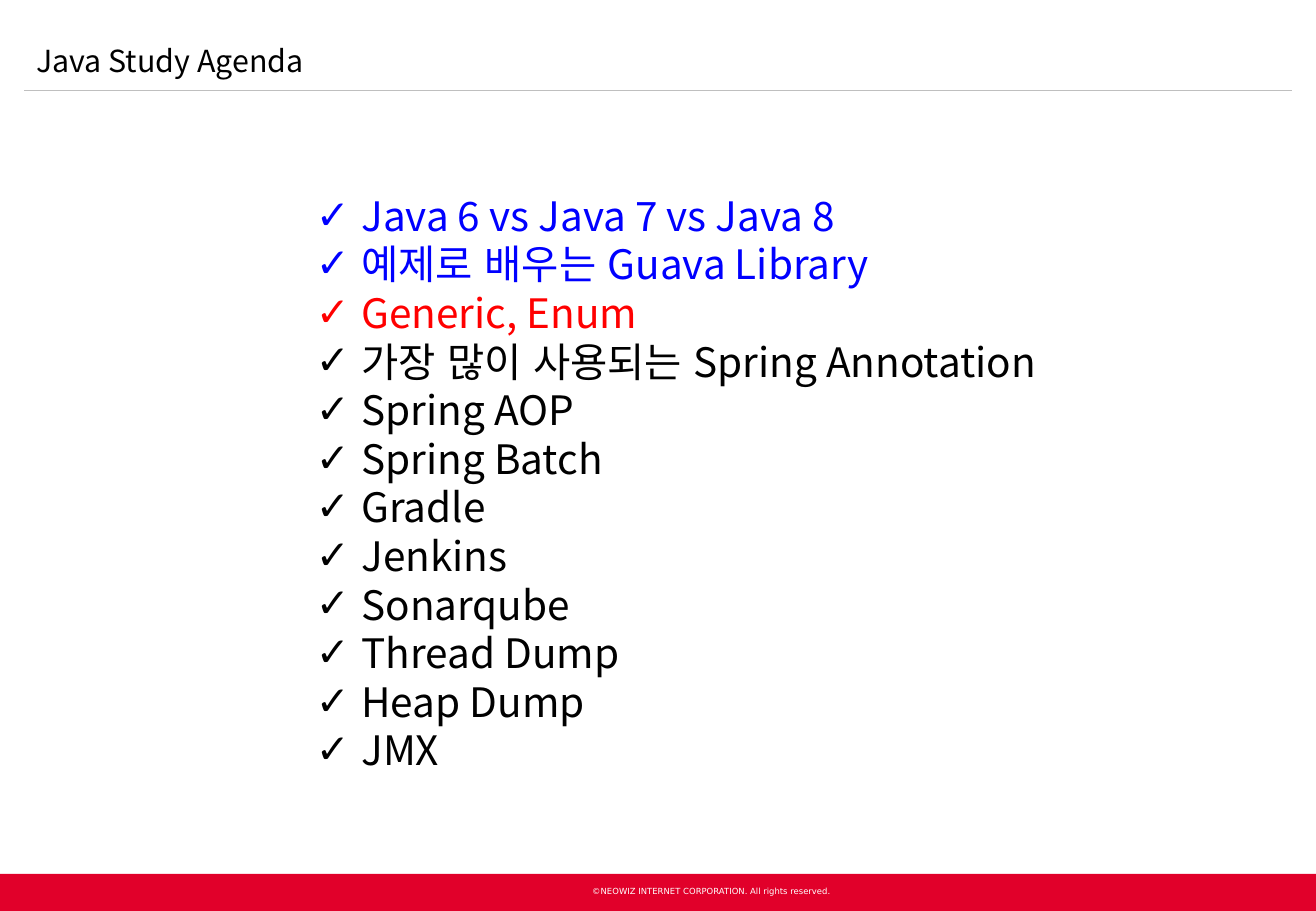
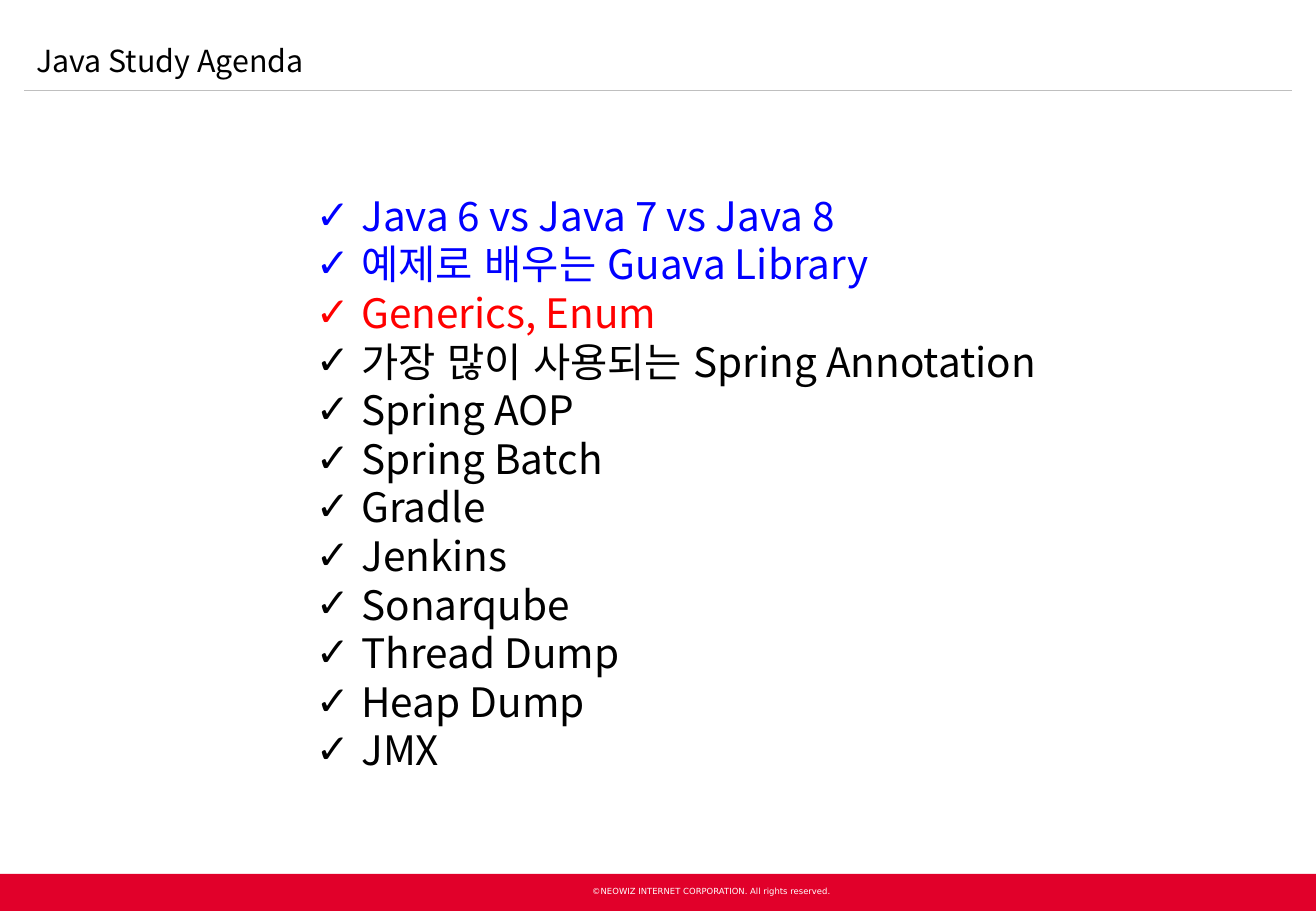
Before and after one commit to Neowizen/JavaStudy, a slide deck: slide 3 of Document/[2015.02.25] Java Study 2차 - Generics Enum.pptx. Drawn at 1316x911 pixels with LibreOffice and Linux fonts; fonts in the diff are those of the drawing; background and template pictures are left out. Boxes give left, top, right and bottom in pixels: in the first picture for what was removed or moved away, otherwise in the second. Text is boxed around its words. In the diff, an @@ line names an element or a change of style, - is before the commit and + after.

```diff
--- a/Document/[2015.02.25] Java Study 2차 - Generics Enum.pptx
+++ b/Document/[2015.02.25] Java Study 2차 - Generics Enum.pptx
@@ text at (361, 296, 657, 336): text changed @@
-          ✓ Generic, Enum
+          ✓ Generics, Enum
```
Also in this commit, not shown: 28 other slides changed, 19 slides added, 1 slide removed.
